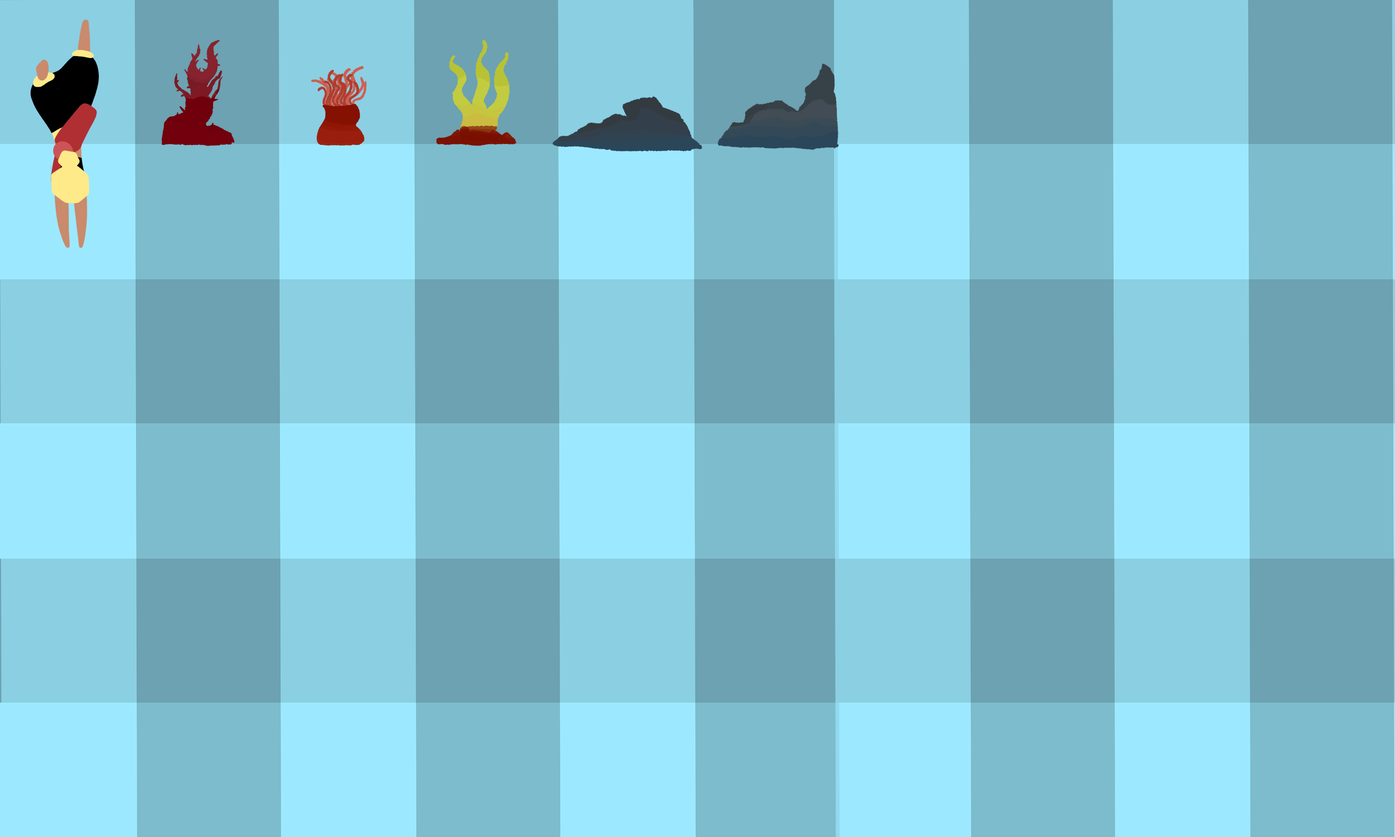
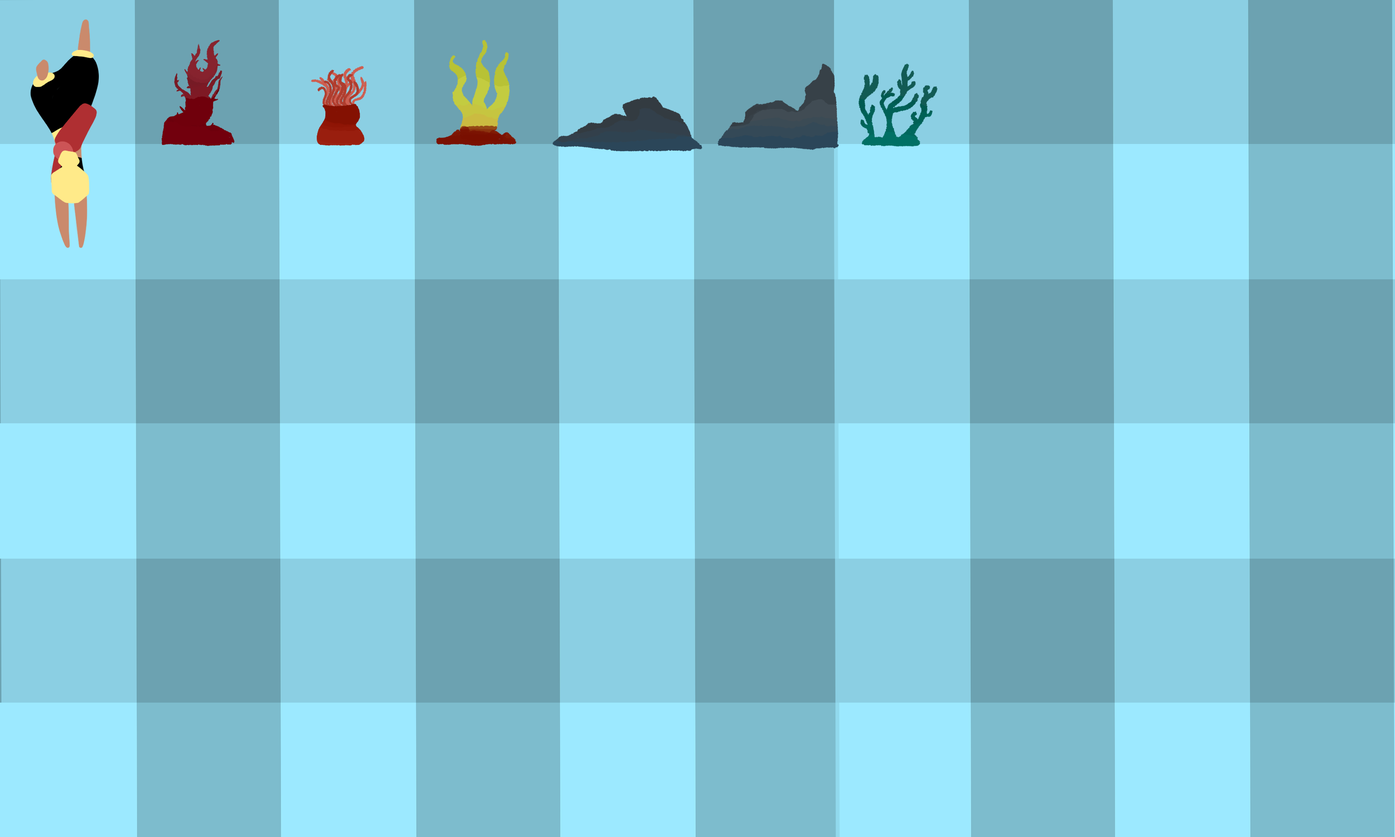
Layered file, before and after one edit (1395x837). Changes by layer:
added group "Grupo de recorte 22" with 3 layers above "Fondo" over [858, 63, 938, 147]
added layer "Capa de pintura 21" in group "Grupo de recorte 22" over [858, 63, 938, 147]
added layer "Capa de pintura 20" in group "Grupo de recorte 22" over [858, 63, 938, 147]
